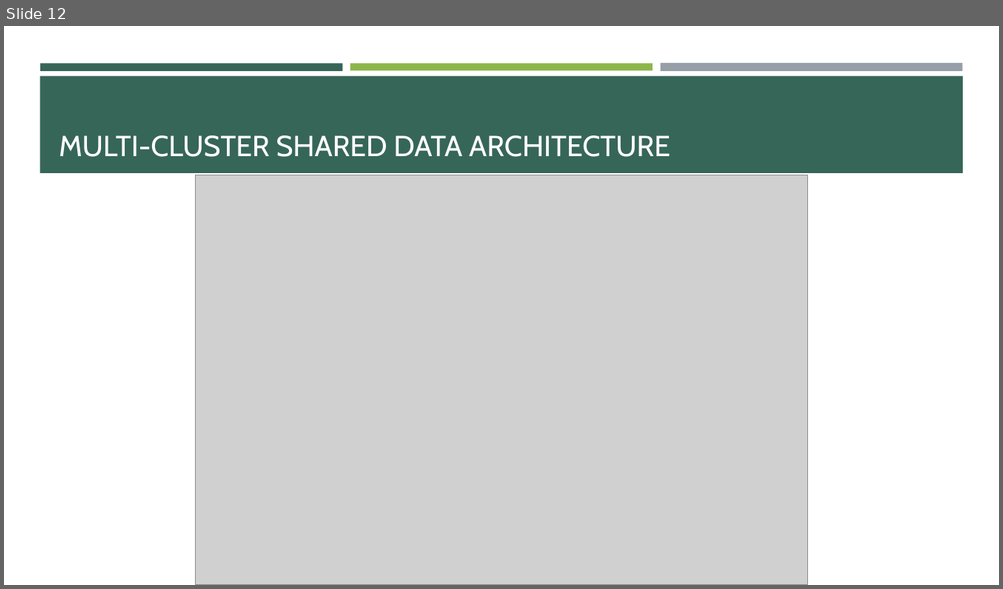
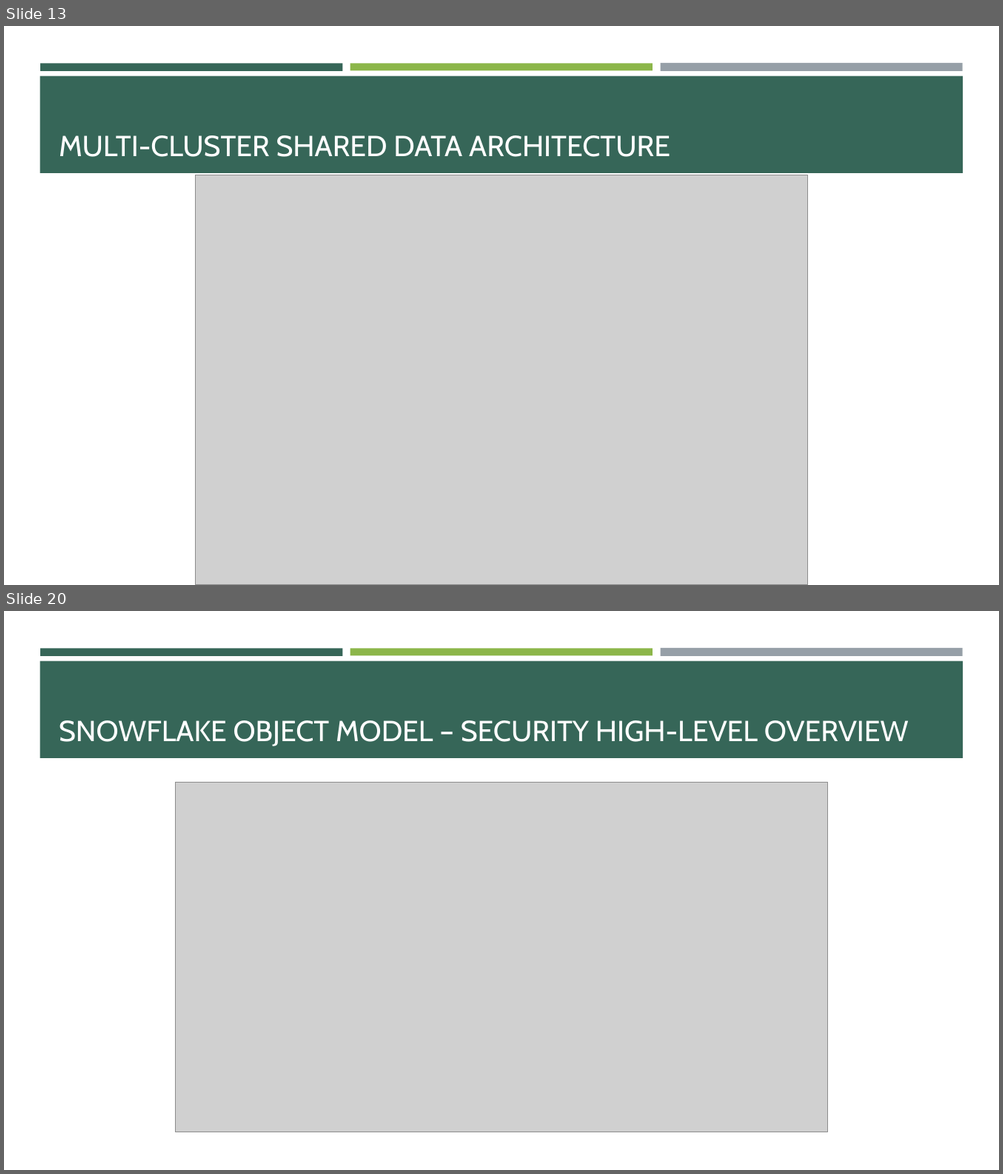
Before and after one commit to e-m-wilson/data_engineering, a slide deck: snowflake/Snowflake.pptx. Shown one above the other, each under a label of ours: slide 12 before the commit, slides 13 and 20 after it; the slides between them are not shown. The pictures are 1003x589 and 1003x1174 pixels, drawn with LibreOffice and Linux fonts; fonts in the diff are those of the drawing; grey boxes stand for pictures. Boxes give left, top, right and bottom in pixels: in the first picture for what was removed or moved away, otherwise in the second. Text is boxed around its words. In the diff, an @@ line names an element or a change of style, - is before the commit and + after.

```diff
--- a/snowflake/Snowflake.pptx
+++ b/snowflake/Snowflake.pptx
@@ slide 20 added at (4,611,999,1170), background #FFFFFF; not listed: 4 template elements that a slide beside it also shows @@
@@ title added at (59,721,908,746), 28 pt, text #FFFFFF @@
+SNOWFLAKE OBJECT MODEL – SECURITY HIGH-LEVEL OVERVIEW
@@ picture added at (176,782,828,1133) @@
@@ text added at (727,794,977,823), 18 pt, text #000000 @@
+-
@@ what was slide 12 is now slide 13 @@
```
Also in this commit, not shown: 3 slides changed, 29 other slides added, 6 other files.
